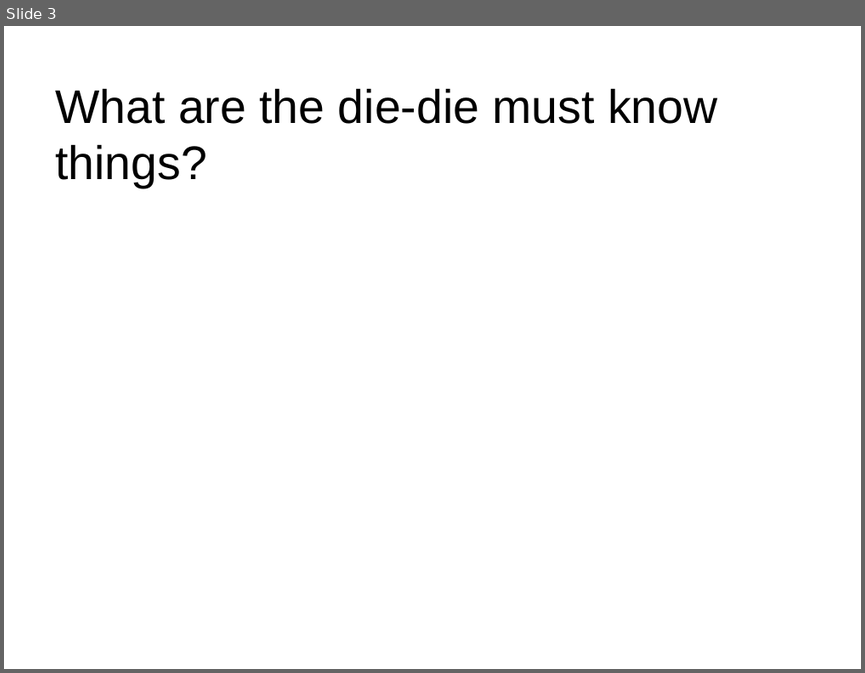
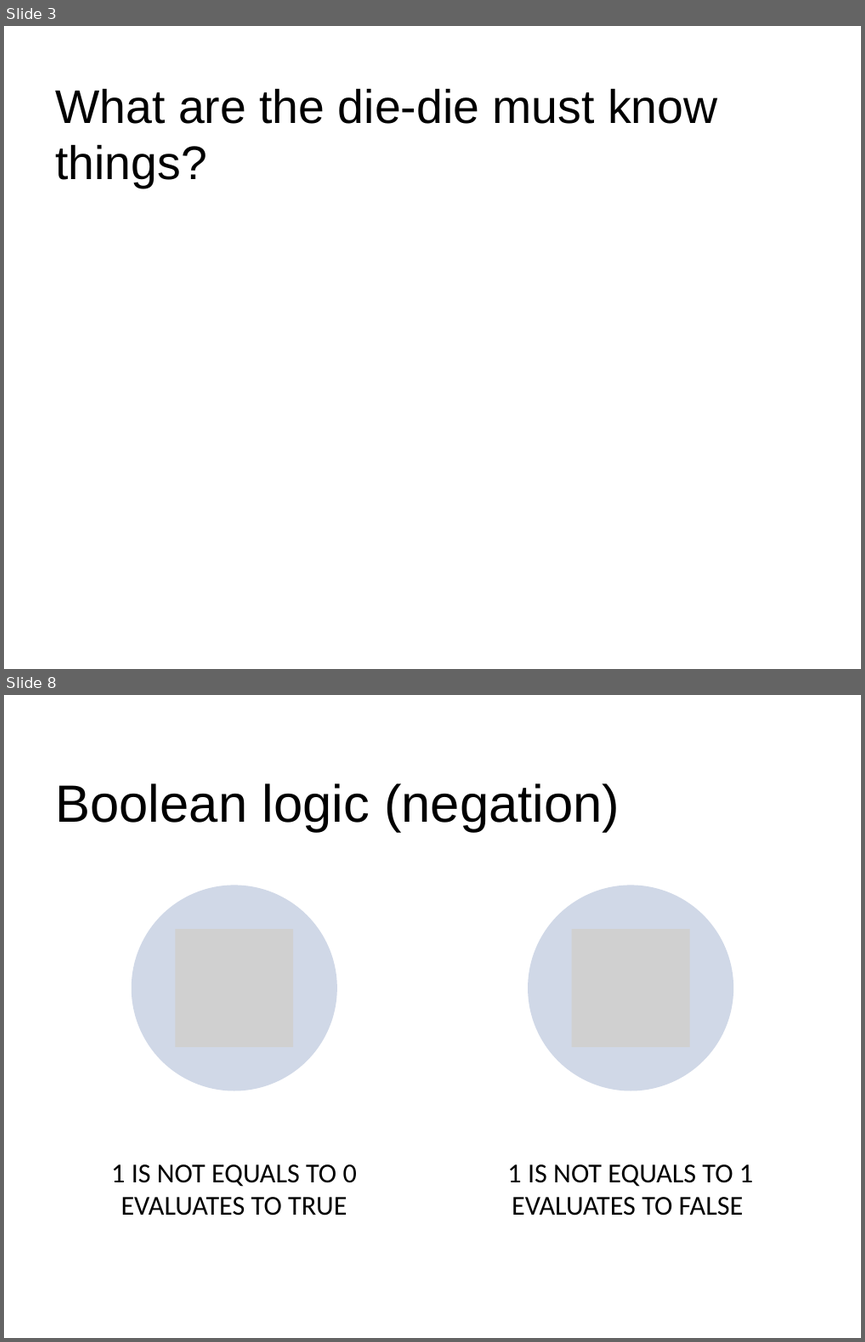
Before and after one commit to gohwils/biodatascience, a slide deck: BS1009/Week5_Tut_OperatorsSelection_sol_slides.pptx. Shown one above the other, each under a label of ours: slide 3 before the commit, slides 3 and 8 after it; the slides between them are not shown. The pictures are 865x673 and 865x1342 pixels, drawn with LibreOffice and Linux fonts; fonts in the diff are those of the drawing; grey boxes stand for pictures; background and template pictures are left out. Boxes give left, top, right and bottom in pixels: in the first picture for what was removed or moved away, otherwise in the second. Text is boxed around its words. In the diff, an @@ line names an element or a change of style, - is before the commit and + after.

```diff
--- a/BS1009/Week5_Tut_OperatorsSelection_sol_slides.pptx
+++ b/BS1009/Week5_Tut_OperatorsSelection_sol_slides.pptx
@@ slide 8 added at (4, 695, 861, 1338), background #FFFFFF @@
@@ title added at (55, 783, 619, 832), 44 pt, text #000000 @@
+Boolean logic (negation)
@@ group added at (111, 885, 753, 1215): 2 ellipses, 2 pictures, 2 texts @@
+1 IS NOT EQUALS TO 0 EVALUATES TO TRUE
+1 IS NOT EQUALS TO 1 EVALUATES TO FALSE
```
Also in this commit, not shown: 1 slide changed, 20 other slides added.
